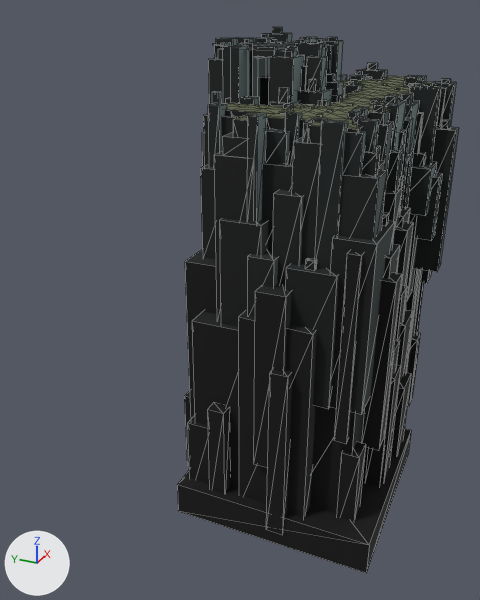
The FBX model Assets/Models/Backgrounds/back_narrowpassage01.FBX as it was, and as the next commit left it.
Both versions are drawn from a 50 mm lens placed at (-271.0, -81.0, 44.0), pointed at (38.0, 58.0, -111.0). Arrows for +X, +Y and +Z are at lower left; the lights stay in place. Mesh edges are drawn as thin lines.

The scene before the commit, as lines of its bpy script (objects in view):
```python
me_mesh = bpy.data.meshes.new('Mesh')
me_mesh.from_pydata(...)  # 981 vertices, 1254 faces; spans x -49.0..55.0, y -43.0..62.0, z -189.0..19.0
me_mesh.materials.append(mat_narrow)  # picture img_narrow_passage01_png
me_mesh_001 = bpy.data.meshes.new('Mesh.001')
me_mesh_001.from_pydata(...)  # 831 vertices, 1130 faces; spans x -59.0..59.0, y -41.0..56.0, z -189.0..9.0
me_mesh_001.materials.append(mat_narrow)  # picture img_narrow_passage01_png
me_mesh_002 = bpy.data.meshes.new('Mesh.002')
me_mesh_002.from_pydata(...)  # 603 vertices, 400 faces; spans x -43.6..42.8, y -43.3..31.4, z -53.1..29.0
me_mesh_002.materials.append(mat_narrow)  # picture img_narrow_passage01_png
ob_narrowpassage_tcrossszv = bpy.data.objects.new('narrowpassage_TcrossSZV', me_mesh_001)
ob_narrowpassage_tcrossszv.location = (100.0, 0.0, 0.0)
ob_narrowpassage_turnsv = bpy.data.objects.new('narrowpassage_turnSV', me_mesh)
ob_narrowpassage_turnsv.location = (0.0, 0.0, 0.0)
ob_smallwall1x1a = bpy.data.objects.new('smallwall1x1A', me_mesh_002)
ob_smallwall1x1a.location = (50.0, 50.0, 0.0)
```
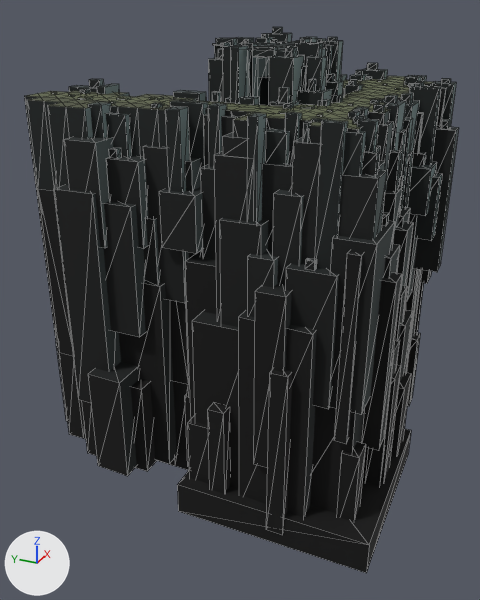
What differs and where, as boxes [x1, y1, x2, y2] in the pictures (480 x 600 px):
'narrowpassage_roadSJ', added (black): after [24, 79, 228, 476]

Diff of the bpy script that builds the scene:
```diff
--- a/Assets/Models/Backgrounds/back_narrowpassage01.FBX.py
+++ b/Assets/Models/Backgrounds/back_narrowpassage01.FBX.py
@@ me_mesh_002_1 @@
+me_mesh_002_1.from_pydata(...)  # 405 vertices, 584 faces; spans x -45.0..24.0, y -51.0..50.0, z -187.0..6.0
+me_mesh_002_1.materials.append(mat_narrow)  # picture img_narrow_passage01_png
@@ ob_narrowpassage_roadsj @@
+ob_narrowpassage_roadsj = bpy.data.objects.new('narrowpassage_roadSJ', me_mesh_002_1)
+ob_narrowpassage_roadsj.location = (0.0, 100.0, 0.0)
```
